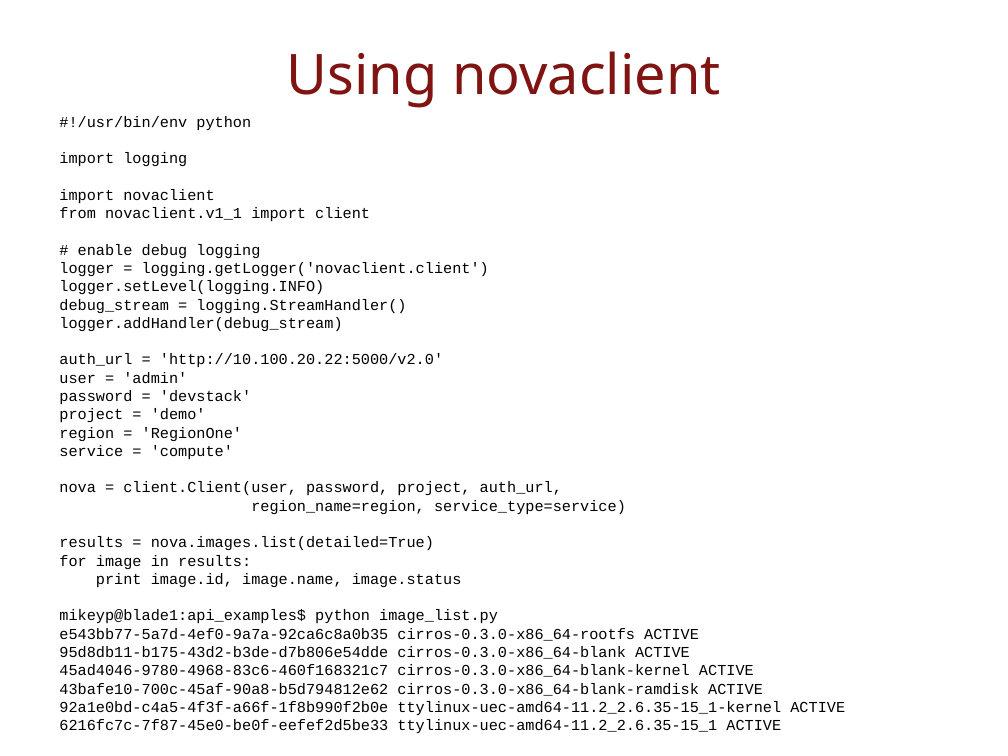
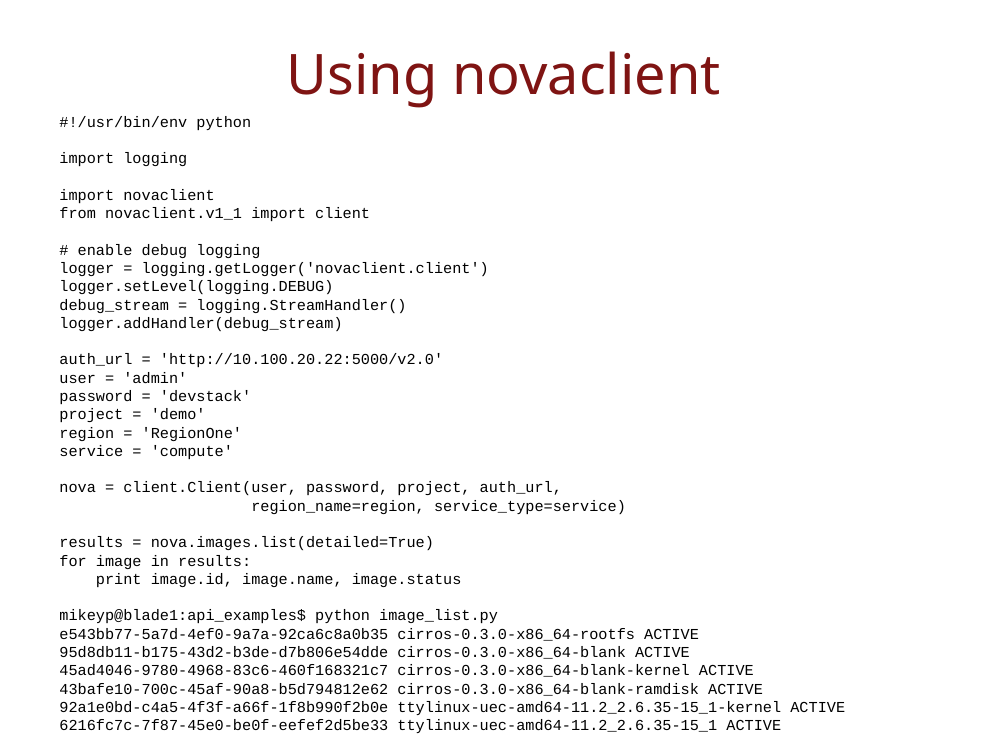
Before and after one commit to lhrc-mikeyp/Presentations, a slide deck: slide 8 of openstack_api_wsgi/OpenStack_WSGI.odp. Drawn at 1008x756 pixels with LibreOffice and Linux fonts; fonts in the diff are those of the drawing. Boxes give left, top, right and bottom in pixels: in the first picture for what was removed or moved away, otherwise in the second. Text is boxed around its words. In the diff, an @@ line names an element or a change of style, - is before the commit and + after.

```diff
--- a/openstack_api_wsgi/OpenStack_WSGI.odp
+++ b/openstack_api_wsgi/OpenStack_WSGI.odp
@@ text at [59, 280, 333, 294]: text changed @@
-logger.setLevel(logging.INFO)
+logger.setLevel(logging.DEBUG)
```
Also in this commit, not shown: 5 other slides changed, 5 other files.
